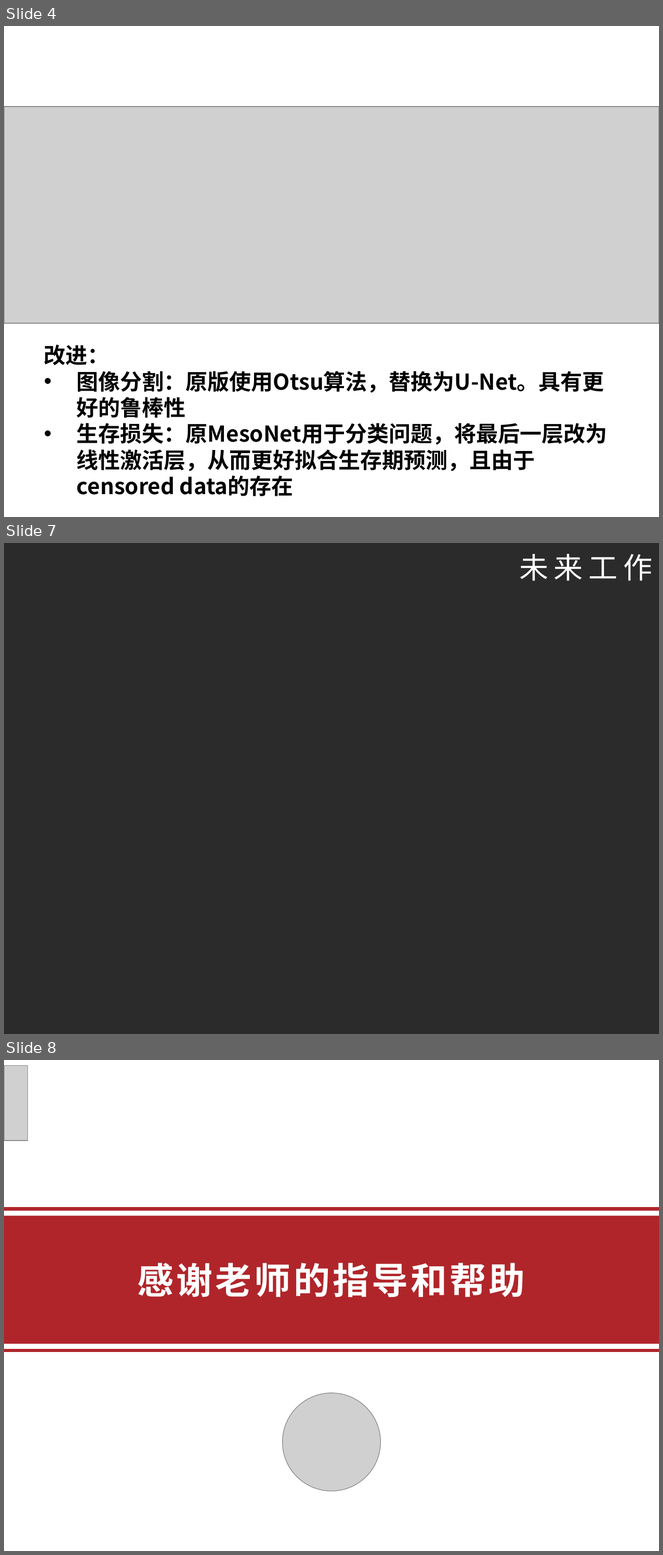
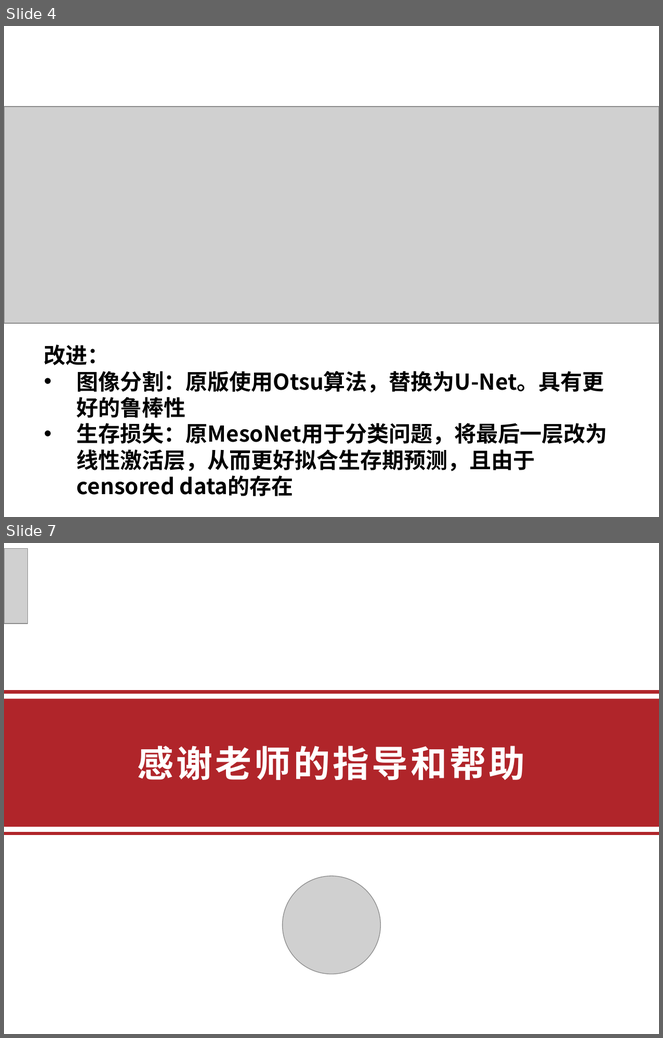
Before and after one commit to adcShijie/PaperReading, a slide deck: PPT/Deep learning-based classification.pptx. Shown one above the other, each under a label of ours: slides 4, 7 and 8 before the commit, slides 4 and 7 after it; the slides between them are not shown. The pictures are 663x1555 and 663x1038 pixels, drawn with LibreOffice and Linux fonts; fonts in the diff are those of the drawing; grey boxes stand for pictures; background and template pictures are left out; a plain dark background stands for a picture behind light text. Boxes give left, top, right and bottom in pixels: in the first picture for what was removed or moved away, otherwise in the second. Text is boxed around its words. In the diff, an @@ line names an element or a change of style, - is before the commit and + after.

Commit message:
update PPT

```diff
--- a/PPT/Deep learning-based classification.pptx
+++ b/PPT/Deep learning-based classification.pptx
@@ slide 7 removed at (x1=4, y1=543, x2=659, y2=1034), background picture (left out) @@
@@ text removed at (x1=519, y1=554, x2=652, y2=581) @@
-未来工作
@@ what was slide 8 is now slide 7 @@
```
Also in this commit, not shown: 2 slides changed.
